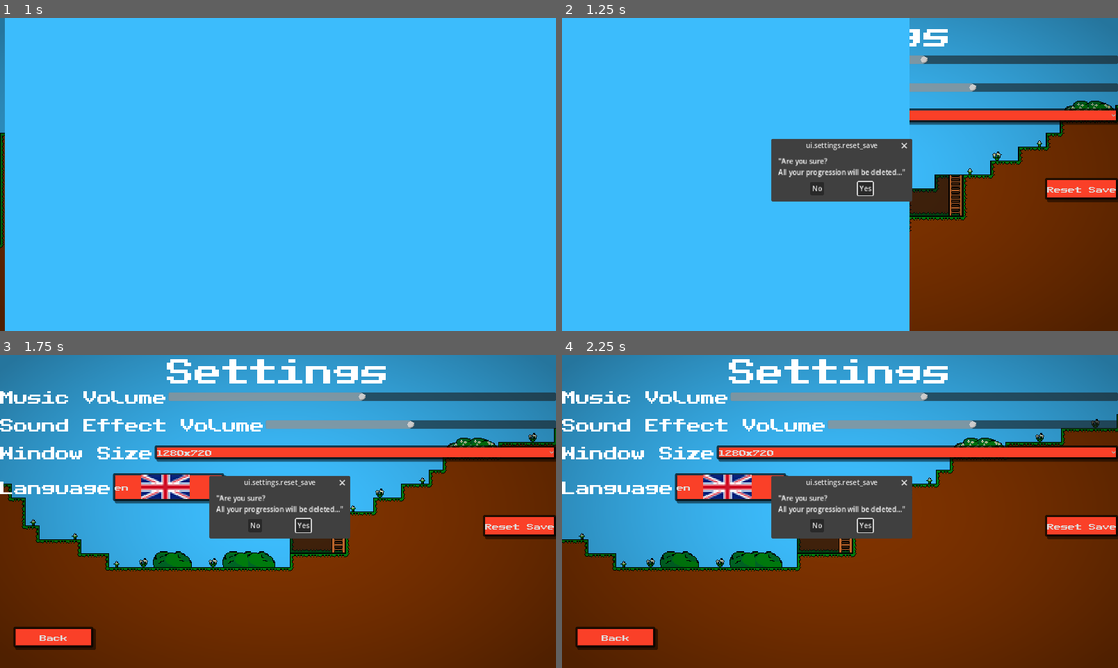
Above: before the commit, frames 1-4 (two rows, left to right).
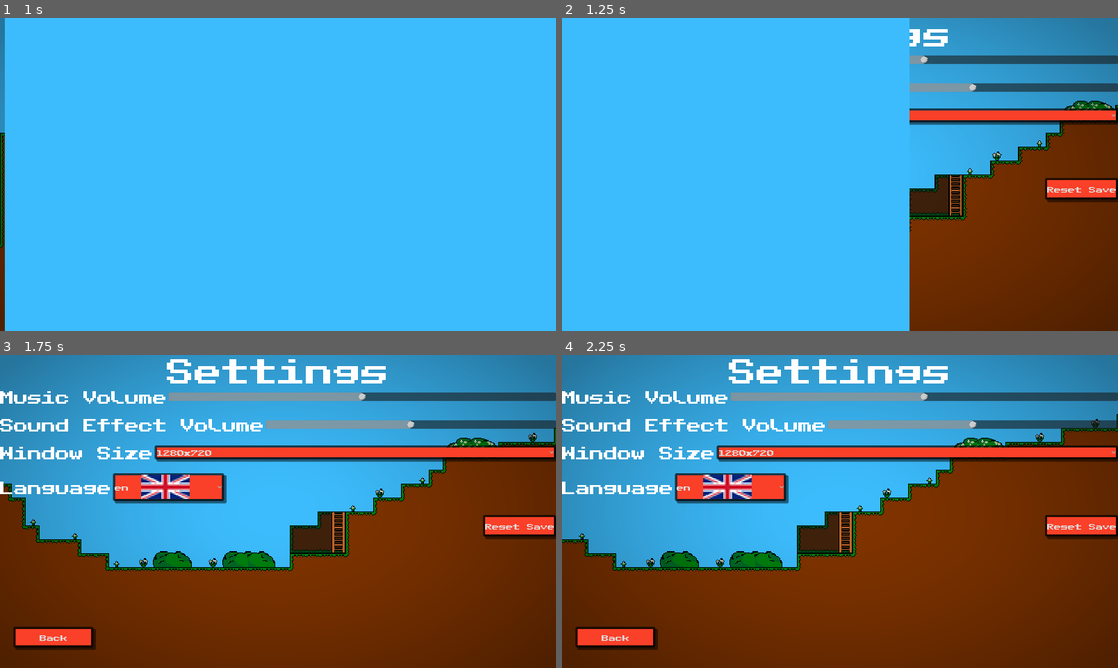
Above: after the commit, the same moments.

Repository: Killarexe/Little-Rage
Game: Godot game, scene res://scenes/uis/MainMenu.tscn
Same seed, same stepped clock (60 frames per second), same inputs: the game is played once before the commit and once after it. Sound files missing from this copy of the repository are replaced by a short silence.
Inputs (mouse positions are in pixels of both pictures, inside the frame that each line leads up to):
- Up to frame 1 (1 s): click "Settings" at 0.5 s
- Up to frame 2 (1.25 s): no input
- Up to frame 3 (1.75 s): click "Back" at 1.25 s
- Up to frame 4 (2.25 s): tap Enter at 2 s; move the mouse to (962, 495) at 2.02 s; hold Right (right) from 2.03 s (still down); hold Space (jump) from 2.03 s (still down); click (962, 495) at 2.17 s

Frame 1 is identical in both runs. In frame 2, 5.1% of the frame differs, in the area x 37-63%, y 38-59%; in frame 3, 5.1%; in frame 4, 5.1%.

Commit message:
Add icons

Diff:
--- a/scenes/instances/level/player/Player.tscn
+++ b/scenes/instances/level/player/Player.tscn
@@ -9,11 +9,11 @@
 [ext_resource type="PackedScene" uid="uid://bruwtum1c48go" path="res://scenes/uis/PauseMenu.tscn" id="5_iaj63"]
 [ext_resource type="Script" path="res://scripts/level/player/CameraController.gd" id="5_u0egx"]
 [ext_resource type="PackedScene" uid="uid://c027b4usebimx" path="res://scenes/uis/WinMenu.tscn" id="6_6ee8y"]
-[ext_resource type="Texture2D" uid="uid://dxd7u5xffvp21" path="res://assets/textures/ui/left.png" id="6_p1hc3"]
-[ext_resource type="Texture2D" uid="uid://bcvu2cbuyoknu" path="res://assets/textures/ui/right.png" id="7_baypg"]
+[ext_resource type="Texture2D" uid="uid://dxd7u5xffvp21" path="res://assets/textures/ui/mobile_player_interface/left.png" id="6_p1hc3"]
+[ext_resource type="Texture2D" uid="uid://bcvu2cbuyoknu" path="res://assets/textures/ui/mobile_player_interface/right.png" id="7_baypg"]
 [ext_resource type="Script" path="res://scripts/level/player/PlayerTimer.gd" id="8_3kxck"]
-[ext_resource type="Texture2D" uid="uid://cv22lwoysa8ap" path="res://assets/textures/ui/jump.png" id="8_5eel8"]
-[ext_resource type="Texture2D" uid="uid://buw3bxnswai6i" path="res://assets/textures/ui/pause.png" id="9_vwqws"]
+[ext_resource type="Texture2D" uid="uid://cv22lwoysa8ap" path="res://assets/textures/ui/mobile_player_interface/jump.png" id="8_5eel8"]
+[ext_resource type="Texture2D" uid="uid://buw3bxnswai6i" path="res://assets/textures/ui/mobile_player_interface/pause.png" id="9_vwqws"]
 [ext_resource type="Script" path="res://scripts/uis/player/PlayerMenus.gd" id="12_k24f3"]
 [ext_resource type="PackedScene" uid="uid://t7l5lywub7jg" path="res://scenes/instances/level/player/uis/PlayerStatus.tscn" id="13_p0n42"]
 [ext_resource type="Script" path="res://scripts/level/player/PlayerCollider.gd" id="15_pys0j"]
@@ -83,12 +83,12 @@
 player = NodePath("..")
 
 [node name="AnimationPlayer" type="AnimationPlayer" parent="."]
-autoplay = "camera_enter"
 libraries = {
 "": SubResource("AnimationLibrary_pm6cf"),
 "PlayerAnimations": ExtResource("4_jqgtb")
 }
-blend_times = [&"PlayerAnimations/land", &"PlayerAnimations/RESET", 1.0, &"PlayerAnimations/jump", &"PlayerAnimations/RESET", 1.0, &"PlayerAnimations/jump", &"PlayerAnimations/land", 1.0, &"PlayerAnimations/jump", &"PlayerAnimations/jump", 1.0]
+autoplay = "camera_enter"
+blend_times = [&"PlayerAnimations/land", &"PlayerAnimations/RESET", 1.0, &"PlayerAnimations/jump", &"PlayerAnimations/land", 1.0, &"PlayerAnimations/jump", &"PlayerAnimations/RESET", 1.0, &"PlayerAnimations/jump", &"PlayerAnimations/jump", 1.0]
 
 [node name="Menus" type="Control" parent="." node_paths=PackedStringArray("player")]
 layout_mode = 3
--- a/scenes/uis/CollectionsMenu.tscn
+++ b/scenes/uis/CollectionsMenu.tscn
@@ -6,11 +6,14 @@
 [ext_resource type="Texture2D" uid="uid://b5mfjkd164e3g" path="res://assets/textures/player/hats/test_hat.png" id="4_n7by3"]
 [ext_resource type="PackedScene" uid="uid://ctda2nuhe5mvw" path="res://scenes/instances/level/DefaultLevel.tscn" id="4_oxrq8"]
 [ext_resource type="Script" path="res://scripts/uis/collections_menu/SkinsMenu.gd" id="4_qs3l5"]
+[ext_resource type="Texture2D" uid="uid://ksfev1r6k01h" path="res://assets/textures/ui/icons/quit.png" id="5_thpgw"]
 [ext_resource type="Script" path="res://scripts/uis/collections_menu/skins_menu/SkinList.gd" id="5_v2mtl"]
-[ext_resource type="Texture2D" uid="uid://c7mwfhdfqw7dp" path="res://assets/textures/ui/icon.png" id="5_y5klq"]
+[ext_resource type="Texture2D" uid="uid://c7mwfhdfqw7dp" path="res://assets/textures/ui/icons/icon.png" id="5_y5klq"]
 [ext_resource type="Script" path="res://scripts/uis/collections_menu/HatsMenu.gd" id="5_ya7cv"]
-[ext_resource type="Texture2D" uid="uid://c5yejwo4hxfqa" path="res://assets/textures/ui/red-circle.png" id="6_eeex5"]
+[ext_resource type="Texture2D" uid="uid://cy8unx2tygxgd" path="res://assets/textures/ui/icons/trophy.png" id="5_yo61c"]
+[ext_resource type="Texture2D" uid="uid://c5yejwo4hxfqa" path="res://assets/textures/ui/icons/red-circle.png" id="6_eeex5"]
 [ext_resource type="Script" path="res://scripts/uis/collections_menu/LootBoxButton.gd" id="6_ptwc0"]
+[ext_resource type="Texture2D" uid="uid://ckml4862knfib" path="res://assets/textures/ui/icons/chest.png" id="6_w1d50"]
 [ext_resource type="Script" path="res://scripts/uis/collections_menu/ParticlesMenu.gd" id="6_y5t24"]
 [ext_resource type="Script" path="res://scripts/uis/collections_menu/hats_menu/HatList.gd" id="7_5na8b"]
 [ext_resource type="PackedScene" uid="uid://bkwmpwrjnhece" path="res://scenes/instances/level/player/Player.tscn" id="12_0v4n3"]
@@ -89,6 +92,97 @@
 _data = {
 "RESET": SubResource("Animation_44qp2"),
 "enter": SubResource("Animation_q3uxl")
+}
+
+[sub_resource type="Animation" id="Animation_j66g4"]
+length = 0.001
+tracks/0/type = "value"
+tracks/0/imported = false
+tracks/0/enabled = true
+tracks/0/path = NodePath("Background:position")
+tracks/0/interp = 1
+tracks/0/loop_wrap = true
+tracks/0/keys = {
+"times": PackedFloat32Array(0),
+"transitions": PackedFloat32Array(1),
+"update": 0,
+"values": [Vector2(0, 0)]
+}
+tracks/1/type = "value"
+tracks/1/imported = false
+tracks/1/enabled = true
+tracks/1/path = NodePath("CosmeticTexture:scale")
+tracks/1/interp = 1
+tracks/1/loop_wrap = true
+tracks/1/keys = {
+"times": PackedFloat32Array(0),
+"transitions": PackedFloat32Array(1),
+"update": 0,
+"values": [Vector2(1, 1)]
+}
+
+[sub_resource type="Animation" id="Animation_vvw41"]
+resource_name = "back"
+length = 0.5
+tracks/0/type = "value"
+tracks/0/imported = false
+tracks/0/enabled = true
+tracks/0/path = NodePath(".:visible")
+tracks/0/interp = 1
+tracks/0/loop_wrap = true
+tracks/0/keys = {
+"times": PackedFloat32Array(0, 0.5),
+"transitions": PackedFloat32Array(1, 1),
+"update": 1,
+"values": [true, false]
+}
+tracks/1/type = "value"
+tracks/1/imported = false
+tracks/1/enabled = true
+tracks/1/path = NodePath("CosmeticTexture:scale")
+tracks/1/interp = 1
+tracks/1/loop_wrap = true
+tracks/1/keys = {
+"times": PackedFloat32Array(0, 0.2, 0.5),
+"transitions": PackedFloat32Array(1, 0.318471, 3.14),
+"update": 0,
+"values": [Vector2(1, 1), Vector2(0.5, 0.5), Vector2(0, 0)]
+}
+tracks/2/type = "value"
+tracks/2/imported = false
+tracks/2/enabled = true
+tracks/2/path = NodePath("Background:visible")
+tracks/2/interp = 1
+tracks/2/loop_wrap = true
+tracks/2/keys = {
+"times": PackedFloat32Array(0, 0.5),
+"transitions": PackedFloat32Array(1, 1),
+"update": 1,
+"values": [true, false]
+}
+tracks/3/type = "value"
+tracks/3/imported = false
+tracks/3/enabled = true
+tracks/3/path = NodePath("Background:position")
+tracks/3/interp = 1
+tracks/3/loop_wrap = true
+tracks/3/keys = {
+"times": PackedFloat32Array(0, 0.1, 0.5),
+"transitions": PackedFloat32Array(1, 0.318471, 3.14),
+"update": 0,
+"values": [Vector2(0, 0), Vector2(0, 360), Vector2(0, 720)]
+}
+tracks/4/type = "value"
+tracks/4/imported = false
+tracks/4/enabled = true
+tracks/4/path = NodePath("Buttons:visible")
+tracks/4/interp = 1
+tracks/4/loop_wrap = true
+tracks/4/keys = {
+"times": PackedFloat32Array(0),
+"transitions": PackedFloat32Array(1),
+"update": 1,
+"values": [false]
 }
 
 [sub_resource type="Animation" id="Animation_ik3hb"]
@@ -190,97 +284,6 @@
 "times": PackedFloat32Array(),
 "transitions": PackedFloat32Array(),
 "values": []
-}
-
-[sub_resource type="Animation" id="Animation_j66g4"]
-length = 0.001
-tracks/0/type = "value"
-tracks/0/imported = false
-tracks/0/enabled = true
-tracks/0/path = NodePath("Background:position")
-tracks/0/interp = 1
-tracks/0/loop_wrap = true
-tracks/0/keys = {
-"times": PackedFloat32Array(0),
-"transitions": PackedFloat32Array(1),
-"update": 0,
-"values": [Vector2(0, 0)]
-}
-tracks/1/type = "value"
-tracks/1/imported = false
-tracks/1/enabled = true
-tracks/1/path = NodePath("CosmeticTexture:scale")
-tracks/1/interp = 1
-tracks/1/loop_wrap = true
-tracks/1/keys = {
-"times": PackedFloat32Array(0),
-"transitions": PackedFloat32Array(1),
-"update": 0,
-"values": [Vector2(1, 1)]
-}
-
-[sub_resource type="Animation" id="Animation_vvw41"]
-resource_name = "back"
-length = 0.5
-tracks/0/type = "value"
-tracks/0/imported = false
-tracks/0/enabled = true
-tracks/0/path = NodePath(".:visible")
-tracks/0/interp = 1
-tracks/0/loop_wrap = true
-tracks/0/keys = {
-"times": PackedFloat32Array(0, 0.5),
-"transitions": PackedFloat32Array(1, 1),
-"update": 1,
-"values": [true, false]
-}
-tracks/1/type = "value"
-tracks/1/imported = false
-tracks/1/enabled = true
-tracks/1/path = NodePath("CosmeticTexture:scale")
-tracks/1/interp = 1
-tracks/1/loop_wrap = true
-tracks/1/keys = {
-"times": PackedFloat32Array(0, 0.2, 0.5),
-"transitions": PackedFloat32Array(1, 0.318471, 3.14),
-"update": 0,
-"values": [Vector2(1, 1), Vector2(0.5, 0.5), Vector2(0, 0)]
-}
-tracks/2/type = "value"
-tracks/2/imported = false
-tracks/2/enabled = true
-tracks/2/path = NodePath("Background:visible")
-tracks/2/interp = 1
-tracks/2/loop_wrap = true
-tracks/2/keys = {
-"times": PackedFloat32Array(0, 0.5),
-"transitions": PackedFloat32Array(1, 1),
-"update": 1,
-"values": [true, false]
-}
-tracks/3/type = "value"
-tracks/3/imported = false
-tracks/3/enabled = true
-tracks/3/path = NodePath("Background:position")
-tracks/3/interp = 1
-tracks/3/loop_wrap = true
-tracks/3/keys = {
-"times": PackedFloat32Array(0, 0.1, 0.5),
-"transitions": PackedFloat32Array(1, 0.318471, 3.14),
-"update": 0,
-"values": [Vector2(0, 0), Vector2(0, 360), Vector2(0, 720)]
-}
-tracks/4/type = "value"
-tracks/4/imported = false
-tracks/4/enabled = true
-tracks/4/path = NodePath("Buttons:visible")
-tracks/4/interp = 1
-tracks/4/loop_wrap = true
-tracks/4/keys = {
-"times": PackedFloat32Array(0),
-"transitions": PackedFloat32Array(1),
-"update": 1,
-"values": [false]
 }
 
 [sub_resource type="Animation" id="Animation_lu1mu"]
@@ -570,7 +573,7 @@
 layout_mode = 2
 disabled = true
 text = "button.particles"
-icon = ExtResource("3_hfyt6")
+icon = ExtResource("5_thpgw")
 icon_alignment = 2
 expand_icon = true
 
@@ -582,8 +585,7 @@
 offset_bottom = 84.0
 theme = ExtResource("1_q884x")
 text = "button.achievements"
-icon = ExtResource("5_y5klq")
-alignment = 0
+icon = ExtResource("5_yo61c")
 icon_alignment = 2
 expand_icon = true
 
@@ -595,7 +597,7 @@
 offset_bottom = 162.0
 theme = ExtResource("1_q884x")
 text = "button.loot_boxes"
-icon = ExtResource("5_y5klq")
+icon = ExtResource("6_w1d50")
 alignment = 0
 icon_alignment = 2
 expand_icon = true
@@ -740,7 +742,7 @@
 theme = ExtResource("1_q884x")
 text = "button.back"
 
-[node name="SkinList" type="ItemList" parent="CanvasLayer/SkinsMenu"]
+[node name="SkinList" type="ItemList" parent="CanvasLayer/SkinsMenu" node_paths=PackedStringArray("player")]
 layout_mode = 0
 offset_right = 1280.0
 offset_bottom = 172.0
@@ -749,6 +751,7 @@
 icon_mode = 0
 icon_scale = 4.5
 script = ExtResource("5_v2mtl")
+player = NodePath("../../../DefaultLevel/Player")
 
 [node name="HatsMenu" type="Control" parent="CanvasLayer"]
 visible = false
@@ -769,7 +772,7 @@
 theme = ExtResource("1_q884x")
 text = "button.back"
 
-[node name="HatList" type="ItemList" parent="CanvasLayer/HatsMenu"]
+[node name="HatList" type="ItemList" parent="CanvasLayer/HatsMenu" node_paths=PackedStringArray("player")]
 custom_minimum_size = Vector2(1280, 172)
 layout_mode = 0
 offset_right = 40.0
@@ -778,6 +781,7 @@
 theme_override_constants/h_separation = 32
 icon_scale = 8.0
 script = ExtResource("7_5na8b")
+player = NodePath("../../../DefaultLevel/Player")
 
 [node name="ParticlesMenu" type="Control" parent="CanvasLayer"]
 visible = false
--- a/scenes/uis/SettingsMenu.tscn
+++ b/scenes/uis/SettingsMenu.tscn
@@ -36,10 +36,9 @@
 mode = 1
 
 [node name="ConfirmationDialog" type="ConfirmationDialog" parent="."]
-title = "ui.settings.reset_save"
+title = "button.reset_save"
 initial_position = 2
 size = Vector2i(300, 100)
-visible = true
 ok_button_text = "label.yes"
 dialog_text = "message.settings.reset_save.confirm"
 cancel_button_text = "label.no"
--- a/scenes/uis/SoloMenu.tscn
+++ b/scenes/uis/SoloMenu.tscn
@@ -1,9 +1,11 @@
-[gd_scene load_steps=25 format=3 uid="uid://chmck8yuda2o3"]
+[gd_scene load_steps=27 format=3 uid="uid://chmck8yuda2o3"]
 
 [ext_resource type="PackedScene" uid="uid://ctda2nuhe5mvw" path="res://scenes/instances/level/DefaultLevel.tscn" id="1_cys63"]
 [ext_resource type="Theme" uid="uid://becgxgj56yfdh" path="res://assets/style/default_theme.tres" id="1_pxu12"]
 [ext_resource type="Script" path="res://scripts/uis/solo_menu/MainMenu.gd" id="2_dttf3"]
 [ext_resource type="Texture2D" uid="uid://c7mwfhdfqw7dp" path="res://assets/textures/ui/icons/icon.png" id="2_ma3wp"]
+[ext_resource type="Texture2D" uid="uid://bc081015vjirg" path="res://assets/textures/ui/icons/default_levels.png" id="3_pkov0"]
+[ext_resource type="Texture2D" uid="uid://ksfev1r6k01h" path="res://assets/textures/ui/icons/quit.png" id="4_8htda"]
 [ext_resource type="LabelSettings" uid="uid://cd8gvl774mr2v" path="res://assets/style/label_settings/medium_label.tres" id="4_rq44t"]
 [ext_resource type="PackedScene" uid="uid://bkwmpwrjnhece" path="res://scenes/instances/level/player/Player.tscn" id="4_t7rns"]
 [ext_resource type="Script" path="res://scripts/uis/solo_menu/DefaultLevelsSelectionMenu.gd" id="5_0r2vh"]
@@ -282,10 +284,9 @@
 grow_vertical = 2
 theme = ExtResource("1_pxu12")
 text = "button.default_levels"
-icon = ExtResource("2_ma3wp")
+icon = ExtResource("3_pkov0")
 icon_alignment = 1
 vertical_icon_alignment = 0
-expand_icon = true
 
 [node name="CustomLevelsButton" type="Button" parent="CanvasLayer/SoloMainMenu/Buttons"]
 layout_mode = 1
@@ -320,7 +321,7 @@
 theme = ExtResource("1_pxu12")
 disabled = true
 text = "button.weekly_level"
-icon = ExtResource("2_ma3wp")
+icon = ExtResource("4_8htda")
 icon_alignment = 1
 vertical_icon_alignment = 0
 expand_icon = true
--- a/scripts/uis/collections_menu/hats_menu/HatList.gd
+++ b/scripts/uis/collections_menu/hats_menu/HatList.gd
@@ -1,6 +1,6 @@
 extends ItemList
 
-@export var player_skin: PlayerSkinSprite
+@export var player: PlayerMovement
 
 var hats_ids: Array[String] = []
 
@@ -13,5 +13,5 @@
 
 func _on_item_selected(index: int):
 	PlayerHatManager.current_hat = hats_ids[index]
-	player_skin.update_hat()
+	player.skin.update_hat()
 	Global.save_game()
--- a/scripts/uis/collections_menu/skins_menu/SkinList.gd
+++ b/scripts/uis/collections_menu/skins_menu/SkinList.gd
@@ -1,6 +1,6 @@
 extends ItemList
 
-@export var player_skin: PlayerSkinSprite
+@export var player: PlayerMovement
 
 var skin_ids: Array[String] = []
 
@@ -13,5 +13,5 @@
 
 func _on_item_selected(index: int):
 	PlayerSkinManager.current_skin = skin_ids[index]
-	player_skin.update_skin()
+	player.skin.update_skin()
 	Global.save_game()
Not shown: 18 places in assets/style/default_theme.tres that only renumber resources
Binary file added: assets/textures/ui/icons/chest.png
Not shown, added: assets/textures/ui/icons/chest.png.import
Binary file added: assets/textures/ui/icons/default_levels.png
Not shown, added: assets/textures/ui/icons/default_levels.png.import
Not shown, added: assets/textures/ui/icons/default_levels_tmp.png.import
Binary file added: assets/textures/ui/icons/trophy.png
Not shown, added: assets/textures/ui/icons/trophy.png.import
Not shown: 4 places in scenes/uis/CollectionsMenu.tscn that only renumber resources
Not shown: 1 places in scenes/uis/SoloMenu.tscn that only renumber resources
Not shown, changed: assets/musics/level_plains.ogg
